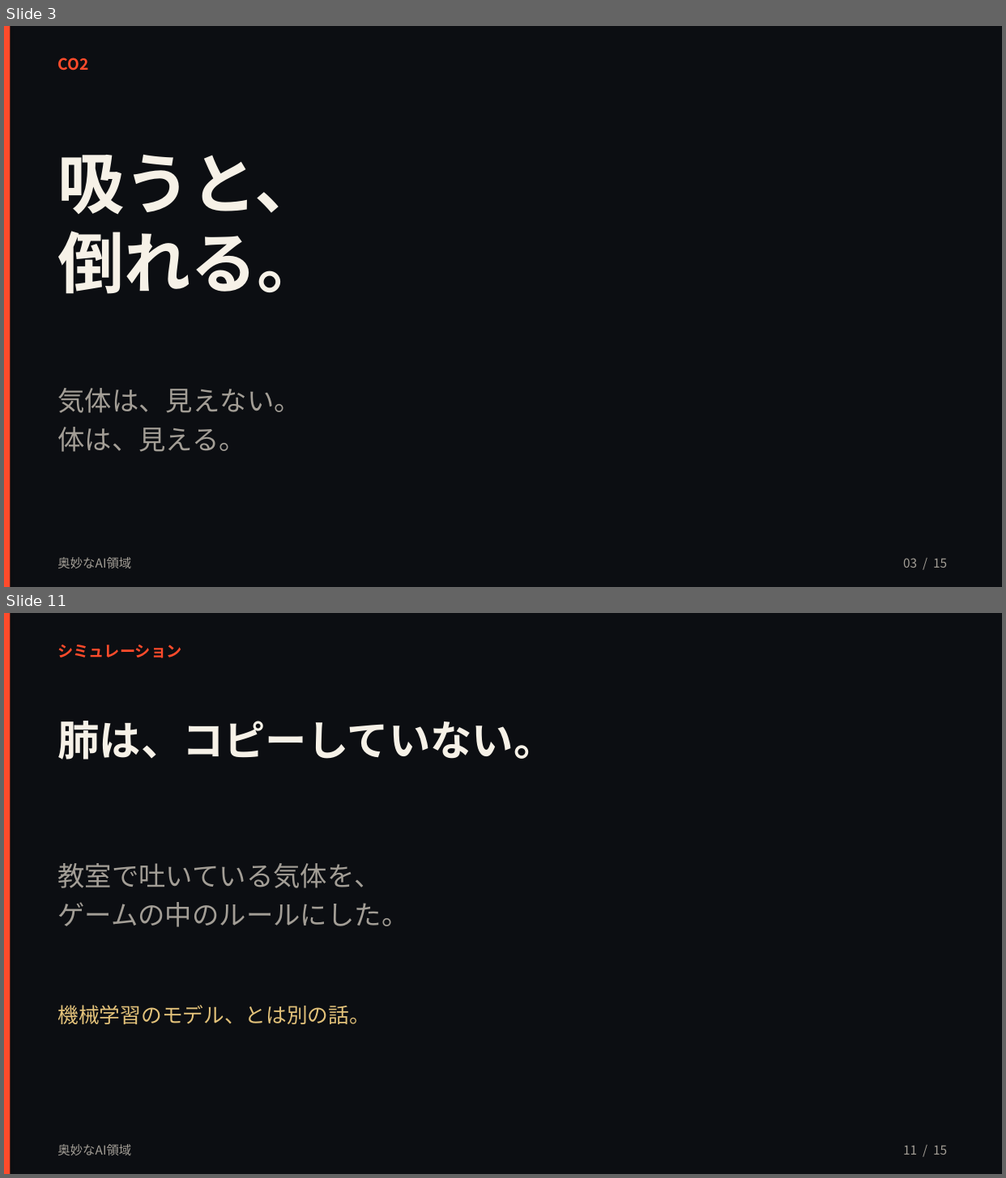
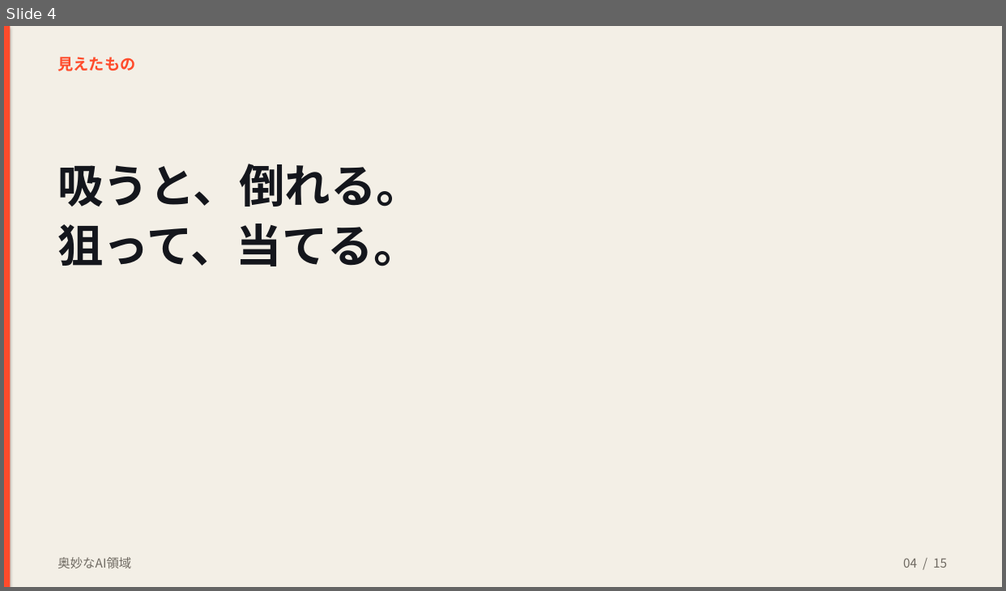
Before and after one commit to kouyozhang-design/vodcoach-ai, a slide deck: presentation/奥妙なAI領域_文化祭.pptx. Shown one above the other, each under a label of ours: slides 3 and 11 before the commit, slide 4 after it; the slides between them are not shown. The pictures are 1006x1178 and 1006x591 pixels, drawn with LibreOffice and Linux fonts; fonts in the diff are those of the drawing. Boxes give left, top, right and bottom in pixels: in the first picture for what was removed or moved away, otherwise in the second. Text is boxed around its words. In the diff, an @@ line names an element or a change of style, - is before the commit and + after.

```diff
--- a/presentation/奥妙なAI領域_文化祭.pptx
+++ b/presentation/奥妙なAI領域_文化祭.pptx
@@ slide 11 removed at bbox=[4, 613, 1002, 1174], background #0C0E12 @@
@@ rectangle removed at bbox=[4, 613, 10, 1174] @@
@@ text removed at bbox=[57, 645, 181, 658] @@
-シミュレーション
@@ text removed at bbox=[57, 721, 555, 760] @@
-肺は、コピーしていない。
@@ text removed at bbox=[57, 863, 408, 927] @@
-教室で吐いている気体を、
-ゲームの中のルールにした。
@@ text removed at bbox=[57, 1005, 370, 1024] @@
-機械学習のモデル、とは別の話。
@@ text removed at bbox=[57, 1144, 131, 1156] @@
-奥妙なAI領域
@@ text removed at bbox=[903, 1145, 947, 1155] @@
-11 / 15
@@ what was slide 3 is now slide 4 @@
@@ slide 4 changed as well @@
@@ background #0C0E12 to #F3EFE6 @@
@@ text at bbox=[57, 57, 135, 71]: text changed @@
-CO2
+見えたもの
@@ text at bbox=[57, 164, 421, 267]: text changed; size 64 to 44 pt; text colour #F6F1E7 to #14161C @@
-吸うと、
-倒れる。
+吸うと、倒れる。
+狙って、当てる。
@@ text removed at bbox=[57, 388, 300, 452] @@
-気体は、見えない。
-体は、見える。
@@ text "奥妙なAI領域" at bbox=[57, 557, 131, 569]: text colour #A39E96 to #6F6A62 @@
@@ text at bbox=[903, 558, 947, 568]: text changed; text colour #A39E96 to #6F6A62 @@
-03 / 15
+04 / 15
```
Also in this commit, not shown: 10 other slides changed, 4 slides added, 3 other slides removed, 2 other files.
